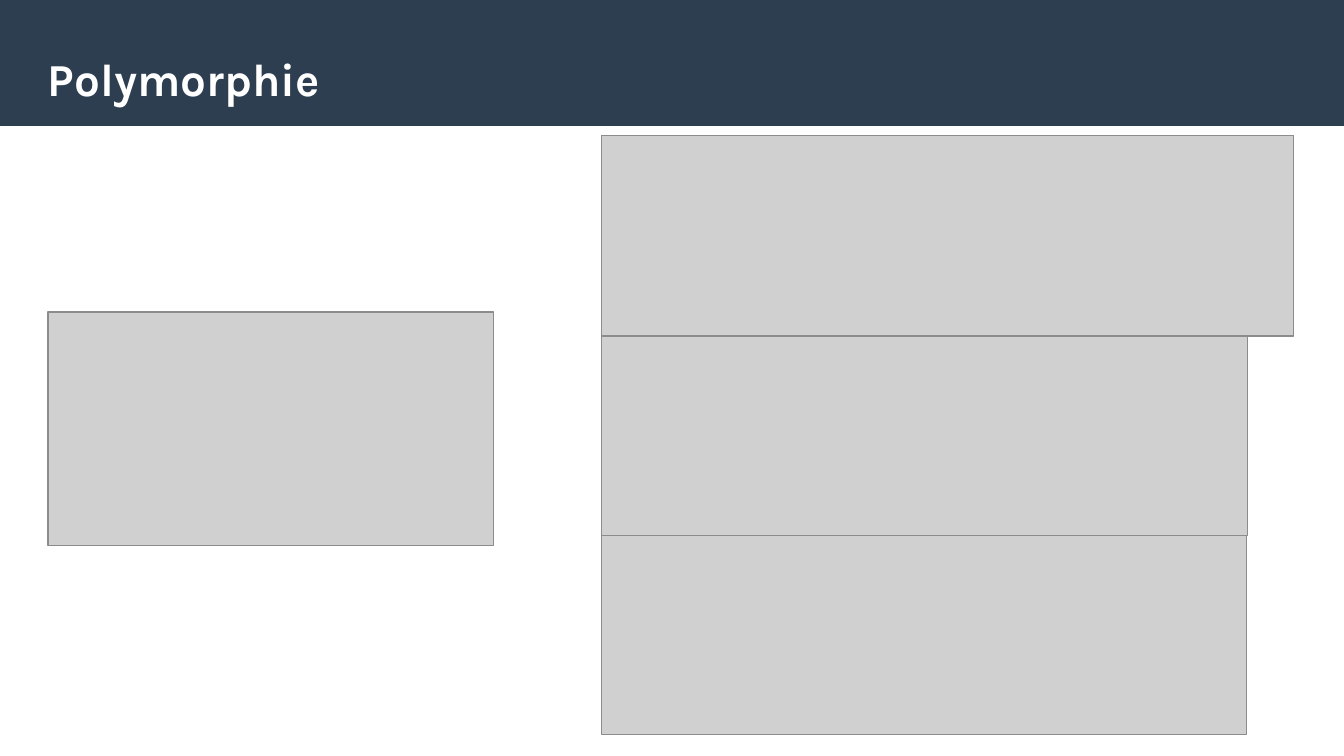
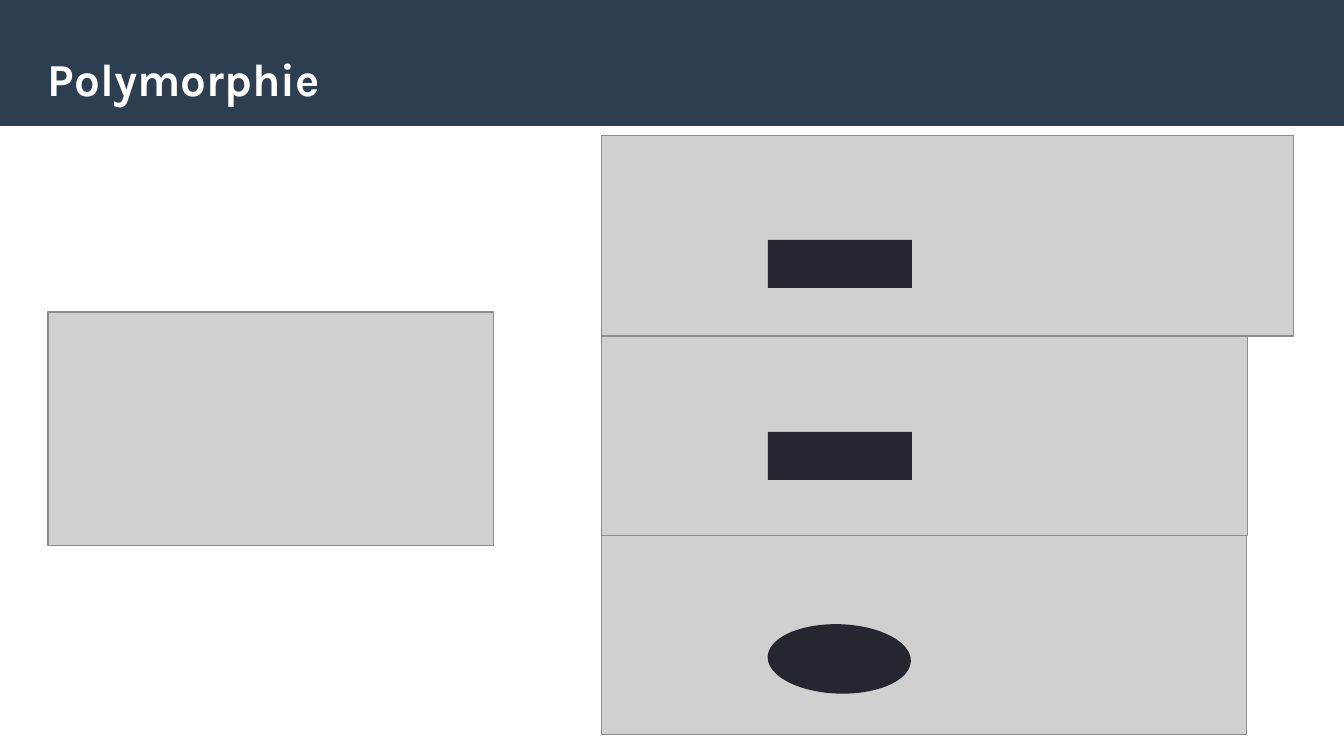
Before and after one commit to jcronenberg/School, a slide deck: slide 2 of csharp/ifa12b/polymorphism/polymorphism.odp. Drawn at 1344x756 pixels with LibreOffice and Linux fonts; fonts in the diff are those of the drawing; grey boxes stand for pictures. Boxes give left, top, right and bottom in pixels: in the first picture for what was removed or moved away, otherwise in the second. Text is boxed around its words. In the diff, an @@ line names an element or a change of style, - is before the commit and + after.

```diff
--- a/csharp/ifa12b/polymorphism/polymorphism.odp
+++ b/csharp/ifa12b/polymorphism/polymorphism.odp
@@ rectangle added at (768,240,912,288), fill #242730 @@
@@ rectangle added at (768,432,912,479), fill #242730 @@
@@ ellipse added at (767,622,913,696), fill #242730 @@
```
Also in this commit, not shown: 1 other slide changed.
